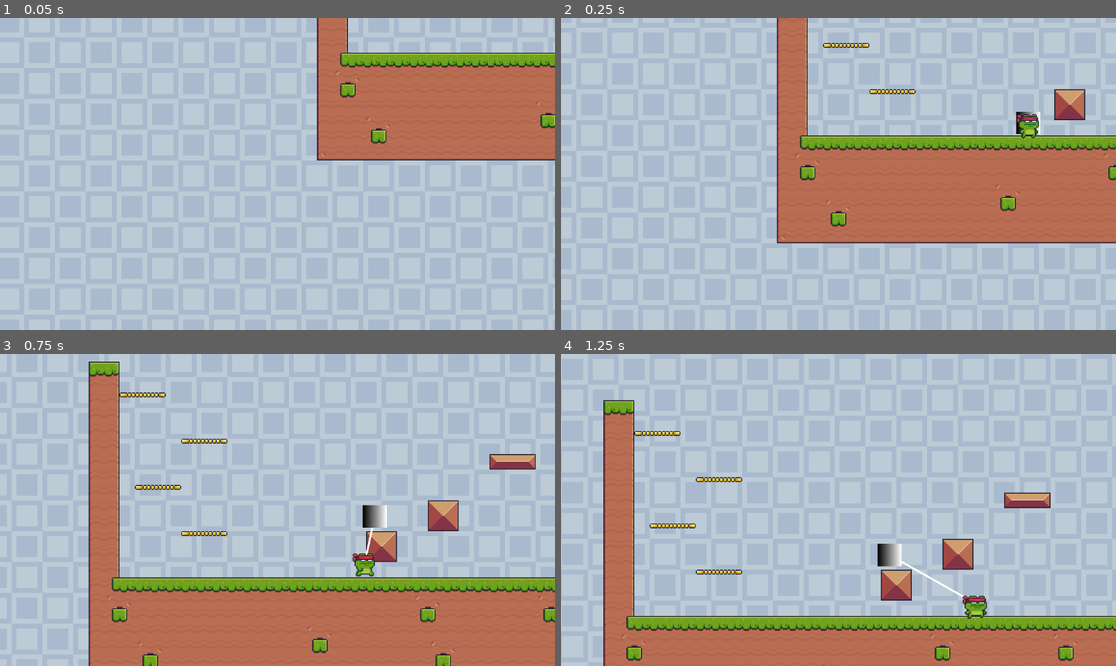
Above: before the commit, frames 1-4 (two rows, left to right).
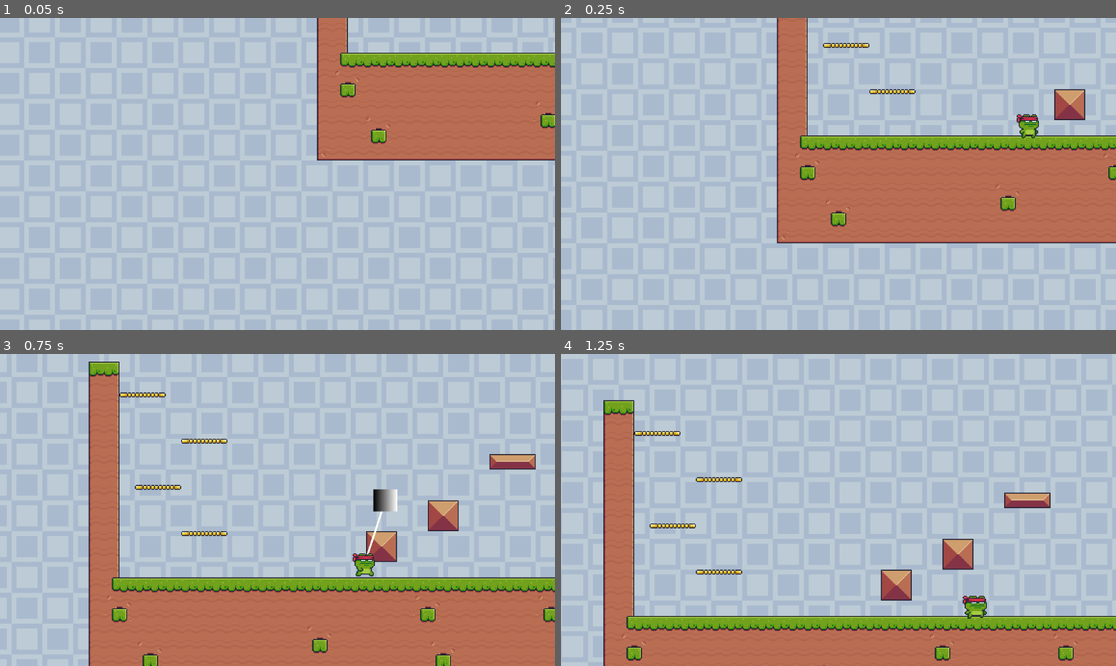
Above: after the commit, the same moments.

Repository: 3ps1ll0n/SimplePlatformer
Game: Godot game, scene res://Scenes/Game.tscn
The game is run twice, just before and just after one commit, with the same random seed, the same clock (stepped at 60 frames per second) and the same inputs.
Inputs (mouse positions are in pixels of both pictures, inside the frame that each line leads up to):
- Up to frame 1 (0.05 s): no input
- Up to frame 2 (0.25 s): no input
- Up to frame 3 (0.75 s): move the mouse to (399, 494) at 0.52 s; hold Right (Right) from 0.53 s (still down); click (399, 494) at 0.6 s
- Up to frame 4 (1.25 s): keep holding Right (Right); tap Space (Jump) at 0.77 s

Frame 1 is identical in both runs. In frame 2, 0.1% of the frame differs, in the area x 81-87%, y 30-38%; in frame 3, 0.6%, in the area x 65-72%, y 43-65%; in frame 4, 0.4%.

Commit message:
Hook should work
But he's king of bungee

Diff:
--- a/Scenes/Grappling_Hook.tscn
+++ b/Scenes/Grappling_Hook.tscn
@@ -12,6 +12,7 @@
 
 [node name="RayCast2D" type="RayCast2D" parent="."]
 target_position = Vector2(0, 0)
+collision_mask = 2
 
 [node name="Sprite2D" type="Sprite2D" parent="."]
 z_index = 1
--- a/Scripts/grappling_hook.gd
+++ b/Scripts/grappling_hook.gd
@@ -3,7 +3,8 @@
 @export var speed := 600.0
 var direction := Vector2.ZERO
 var is_traveling := false
-var max_distance := 800.0
+var is_hooked := false
+var max_distance := 100.0
 var current_distance := 0.0
 var target_distance := 0.0
 var start_position := Vector2.ZERO
@@ -15,6 +16,12 @@
 @onready var sprite: Sprite2D = $Sprite2D
 
 func fire(p: CharacterBody2D, to_position: Vector2) -> void:
+
+	if is_hooked:
+		reset()
+		return
+
+	visible = true
 	position = Vector2(0, 0)
 	player = p
 	var from_position = player.position
@@ -30,13 +37,14 @@
 	if is_traveling:
 		current_distance += speed * delta
 		# Enable RayCast2D to check hit
-		ray.target_position = current_position - player.position
-		ray.position = player.position
+		ray.target_position = current_position - start_position
+		ray.position = start_position
 		ray.enabled = true
 		ray.force_raycast_update()
 		if ray.is_colliding():
-			print("Hit:", ray.get_collider())
+			#print("Hit:", ray.get_collider())
 			is_traveling = false
+			is_hooked = true
 
 		elif current_distance >= target_distance:
 			current_distance = target_distance
@@ -44,8 +52,19 @@
 
 		# Update rope drawing
 		update_rope()
+	elif not is_hooked:
+		reset()
+		pass
 	elif player:
+		var distance_to_grapple = player.global_position.distance_to(current_position) #current position is the final position in this case
+
+		if distance_to_grapple > max_distance:
+			var pull_direction = (current_position - player.global_position).normalized()
+			var pull_strength = (distance_to_grapple - max_distance) * 100.0  # Tune this multiplier
+			player.velocity += pull_direction * pull_strength * delta
+
 		follow_player()
+
 
 func update_rope() -> void:
 	line.clear_points()
@@ -61,3 +80,16 @@
 	line.add_point(current_position)
 	#position = player.global_position
 	pass
+
+func reset():
+	direction = Vector2.ZERO
+	is_traveling = false
+	is_hooked = false
+	max_distance = 100.0
+	current_distance = 0.0
+	target_distance = 0.0
+	start_position = Vector2.ZERO
+	current_position = Vector2.ZERO
+	ray.target_position = Vector2.ZERO
+	line.clear_points()
+	visible = false
